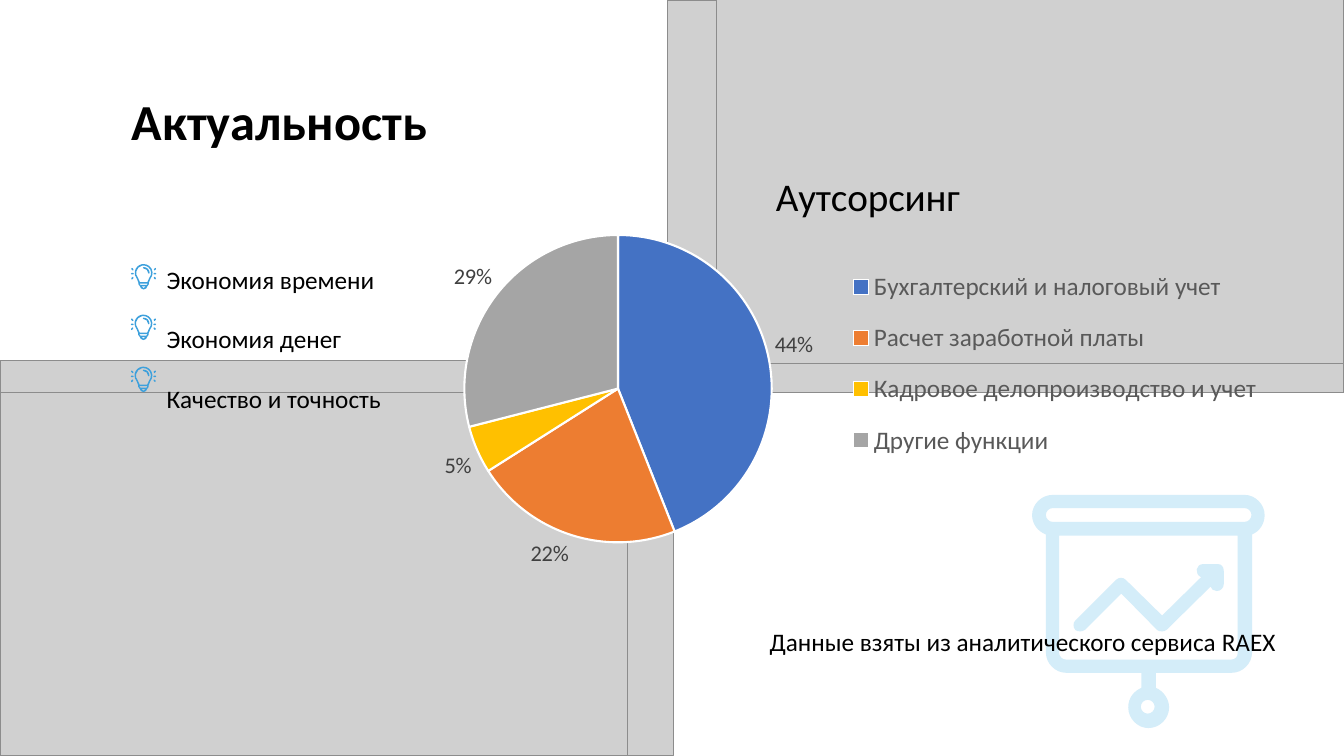
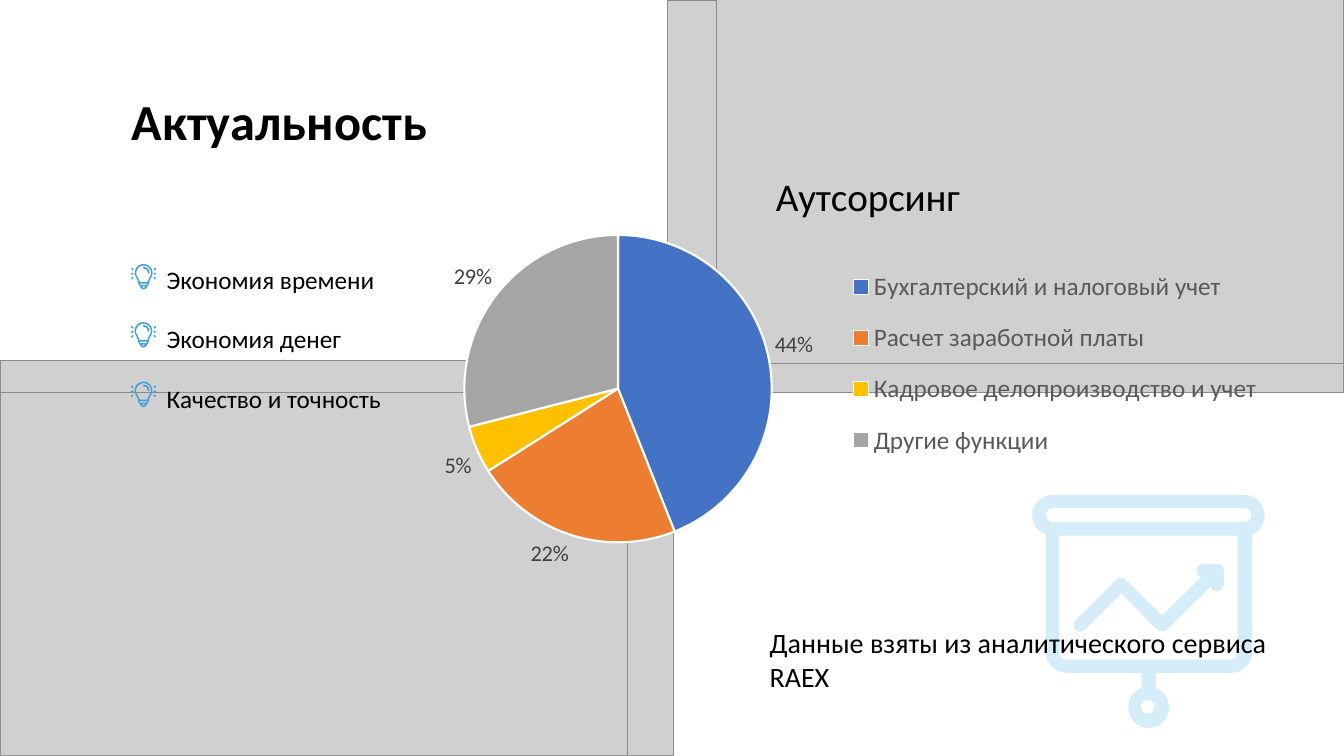
Before and after one commit to Immortian/ASP.NET-Core-HRM, a slide deck: slide 2 of Документация/Презентация.pptx. Drawn at 1344x756 pixels with LibreOffice and Linux fonts; fonts in the diff are those of the drawing; grey boxes stand for pictures. Boxes give left, top, right and bottom in pixels: in the first picture for what was removed or moved away, otherwise in the second. Text is boxed around its words. In the diff, an @@ line names an element or a change of style, - is before the commit and + after.

```diff
--- a/Документация/Презентация.pptx
+++ b/Документация/Презентация.pptx
@@ 4 freeform shapes: place and size @@
-4 freeform shapes at (131, 315, 156, 340)
+4 freeform shapes at (131, 323, 156, 348)
@@ 4 freeform shapes: place and size @@
-4 freeform shapes at (131, 324, 156, 331)
+4 freeform shapes at (131, 331, 156, 338)
@@ 8 freeform shapes: place and size @@
-8 freeform shapes at (131, 367, 156, 392)
+8 freeform shapes at (131, 382, 156, 407)
@@ text "Данные взяты из аналитического сервиса ..." at (770, 630, 1266, 687): size 18 to 20 pt @@
```
Also in this commit, not shown: 11 other slides changed, 3 slides added, 1 slide removed, 38 other files.
